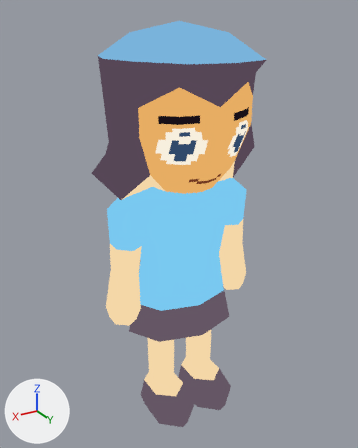
An edit to the Blender file port/characters/assets/models/girl/girl.blend, drawn before and after from the same camera.
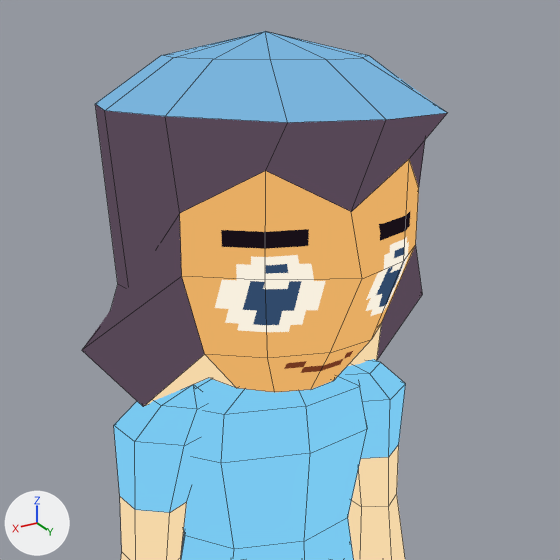
Each version is shown whole from a 50 mm lens placed at (1.209, 2.003, 2.106), pointed at (0.002, -0.009, 1.1), then close up on the part from 15% to 89% of the width and 1% to 61% of the height. Lighting does not change. The marker at lower left points along +X, +Y and +Z. The older version's two pictures come first. The close-ups show mesh edges as thin lines.

Names of what the first close-up shows: 'continuous garment joined shoulders', 'joined arm hand sleeve', 'joined arm hand sleeve.001', 'owning head scalp ears nose'.
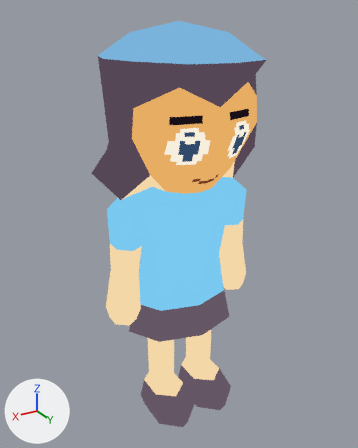
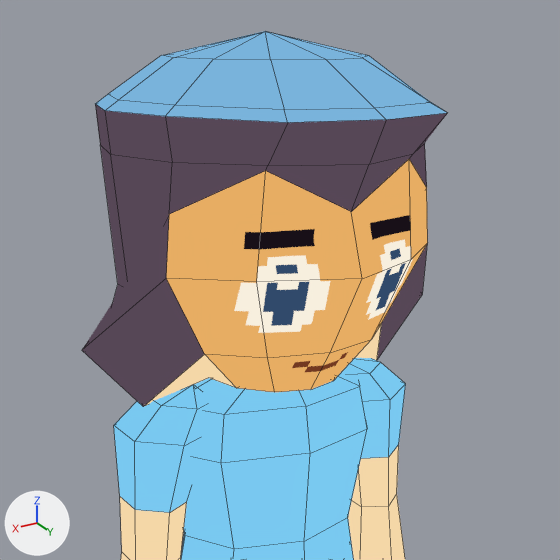
Edits to the bpy script that builds the scene:
```text
Change me_owning_head_scalp_ears_nose:
    used by ob_owning_head_scalp_ears_nose; location = (0.0, 0.0, 0.0)
    remove me_owning_head_scalp_ears_nose.from_pydata(...)  # 88 vertices, 84 faces; spans x -0.458..0.458, y -0.357..0.418, z 1.294..2.067
    add me_owning_head_scalp_ears_nose.from_pydata(...)  # 112 vertices, 108 faces; spans x -0.458..0.458, y -0.366..0.418, z 1.294..2.067
    me_owning_head_scalp_ears_nose part 1
    13 vertices are removed from x -0.351..0.351, y -0.347..0.276, z 1.685
    24 faces are deleted
    6 vertices move from x -0.297..0.297, y 0.16..0.276, z 1.618..1.742 to x -0.331..0.331, y 0.16..0.276, z 1.618..1.742
    37 vertices are added at x -0.386..0.386, y -0.366..0.38, z 1.685..1.942
    24 new faces join them, mat_connected_scalp_hair (greyish purple #564756), smooth
    24 new faces join them, mat_blue_cap (blue #79b3db), smooth
    me_owning_head_scalp_ears_nose part 2: 12 kept faces spanning x -0.331..0.331, y 0.094..0.363, z 1.332..1.828 get new texture (UV) coordinates
```

What differs and where, as boxes [x1, y1, x2, y2] in the close-ups (560 x 560 px):
part 1 of me_owning_head_scalp_ears_nose, built on: [82, 55, 447, 407] in both
part 2 of me_owning_head_scalp_ears_nose, surface changed: before [180, 159, 419, 376]; after [166, 159, 428, 376]
